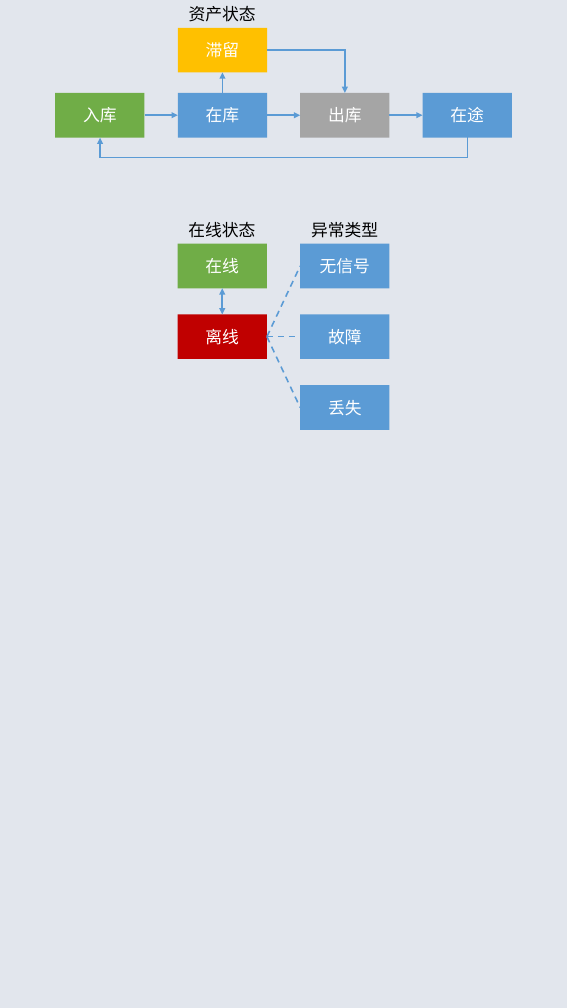
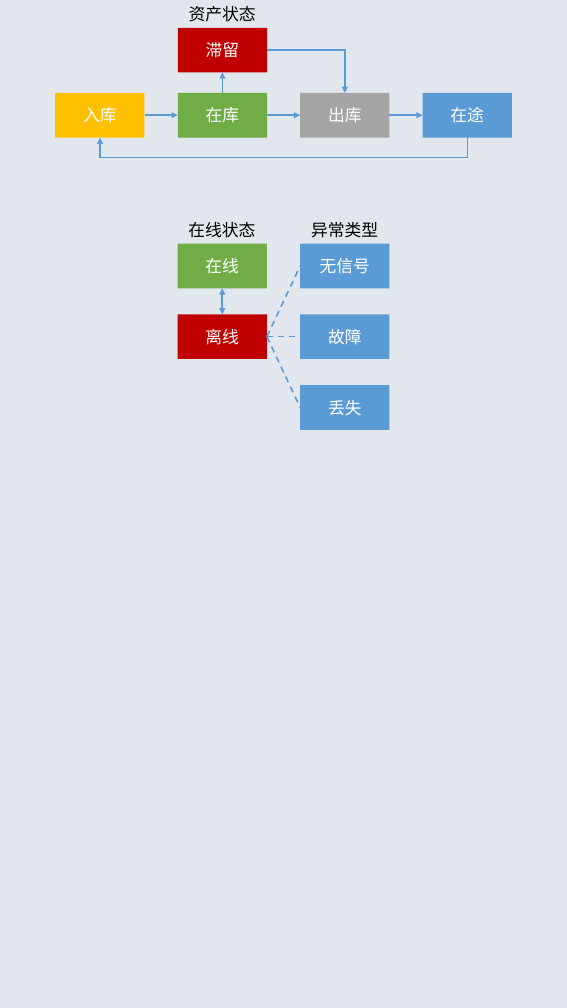
Before and after one commit to huzijun01/TigerSan.Web.UI, a slide deck: slide 1 of 0 DB/资产状态.pptx. Drawn at 567x1008 pixels with LibreOffice and Linux fonts; fonts in the diff are those of the drawing. Boxes give left, top, right and bottom in pixels: in the first picture for what was removed or moved away, otherwise in the second. Text is boxed around its words. In the diff, an @@ line names an element or a change of style, - is before the commit and + after.

```diff
--- a/0 DB/资产状态.pptx
+++ b/0 DB/资产状态.pptx
@@ rectangle "滞留" at box(178, 28, 267, 73): fill #FFC000 to #C00000 @@
@@ rectangle "入库" at box(55, 93, 144, 138): fill #70AD47 to #FFC000 @@
@@ rectangle "在库" at box(178, 93, 267, 138): fill #5B9BD5 to #70AD47 @@
```
Also in this commit, not shown: 25 other files.
